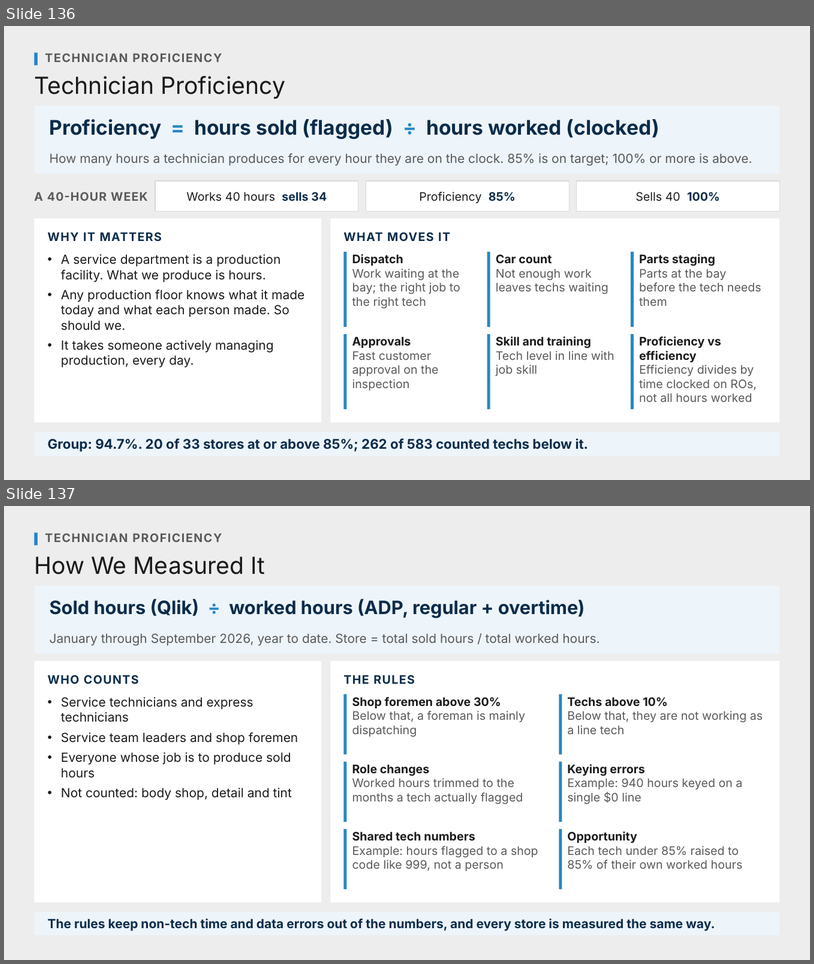
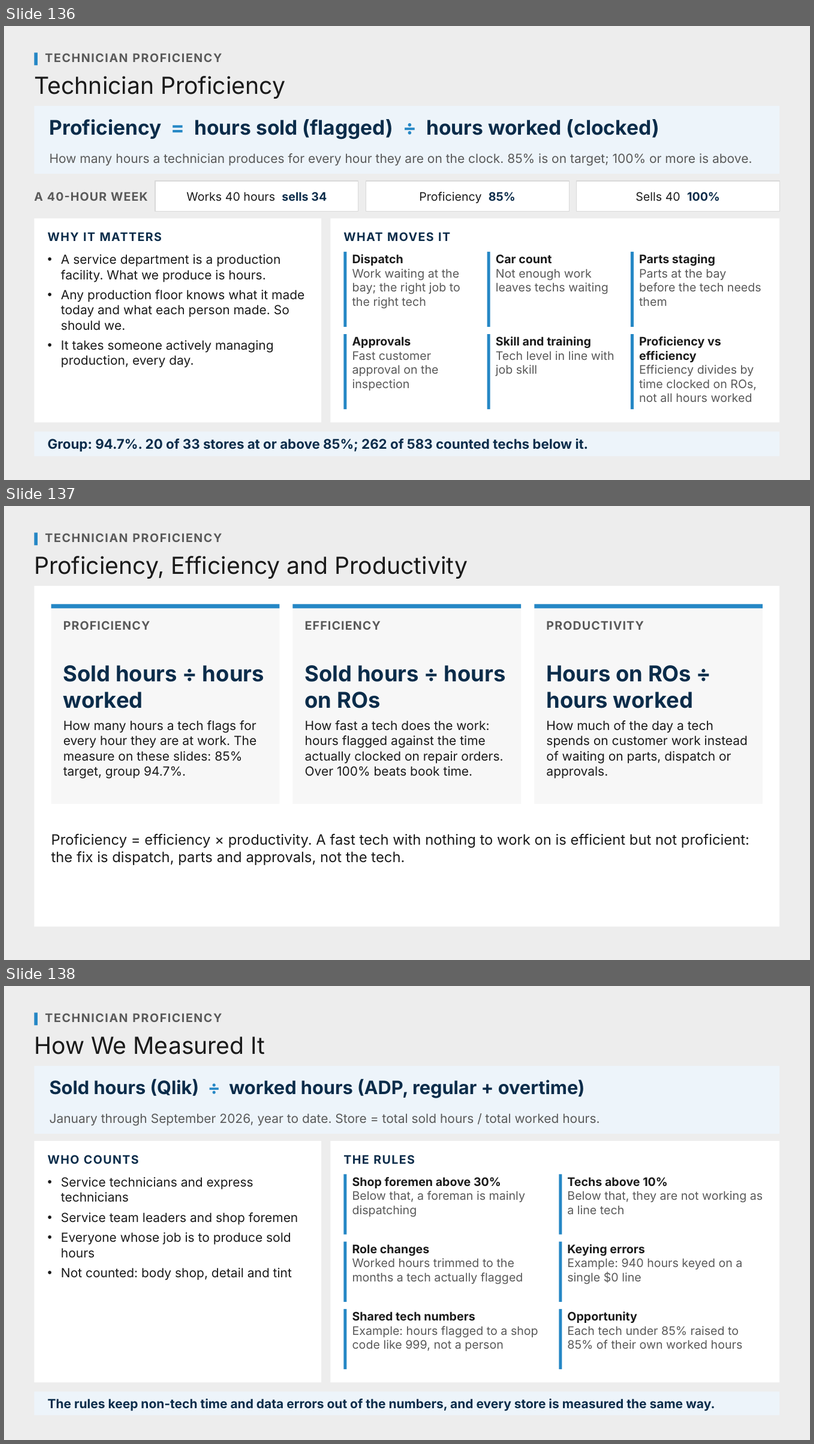
Before and after one commit to Ndresner/Noah, a slide deck: day2-deck/decks/Fixed Ops - Day 2 Example Test Deck.pptx. Shown one above the other, each under a label of ours: slides 136 and 137 before the commit, slides 136, 137 and 138 after it. The pictures are 814x964 and 814x1444 pixels, drawn with LibreOffice and Linux fonts; fonts in the diff are those of the drawing. Boxes give left, top, right and bottom in pixels: in the first picture for what was removed or moved away, otherwise in the second. Text is boxed around its words. In the diff, an @@ line names an element or a change of style, - is before the commit and + after.

```diff
--- a/day2-deck/decks/Fixed Ops - Day 2 Example Test Deck.pptx
+++ b/day2-deck/decks/Fixed Ops - Day 2 Example Test Deck.pptx
@@ slide 137 added at (4,506,810,960), background #EDEDED @@
@@ rectangle added at (34,532,38,546), fill #2587C5 @@
@@ text added at (45,533,222,542), 14 pt, text #595959, bold @@
+TECHNICIAN PROFICIENCY
@@ text added at (34,556,468,579), 28 pt, text #1A1A1A @@
+Proficiency, Efficiency and Productivity
@@ rectangle added at (34,586,780,927), fill #FFFFFF @@
@@ rectangle added at (51,604,280,804), fill #F7F7F7 @@
@@ rectangle added at (51,604,280,608), fill #2587C5 @@
@@ rectangle added at (293,604,522,804), fill #F7F7F7 @@
@@ rectangle added at (293,604,522,608), fill #2587C5 @@
@@ rectangle added at (534,604,763,804), fill #F7F7F7 @@
@@ rectangle added at (534,604,763,608), fill #2587C5 @@
@@ text added at (63,621,150,630), 14 pt, text #595959, bold @@
+PROFICIENCY
@@ text added at (305,621,381,630), 14 pt, text #595959, bold @@
+EFFICIENCY
@@ text added at (546,621,644,630), 14 pt, text #595959, bold @@
+PRODUCTIVITY
@@ text added at (63,665,264,708), 26 pt, text #0B2C4A, bold @@
+Sold hours ÷ hours worked
@@ text added at (305,665,506,708), 26 pt, text #0B2C4A, bold @@
+Sold hours ÷ hours on ROs
@@ text added at (546,665,693,708), 26 pt, text #0B2C4A, bold @@
+Hours on ROs ÷ hours worked
@@ text added at (63,720,257,778), 15 pt, text #1A1A1A @@
+How many hours a tech flags for every hour they are at work. The measure on these slides: 85% target, group 94.7%.
@@ text added at (305,720,503,776), 15 pt, text #1A1A1A @@
+How fast a tech does the work: hours flagged against the time actually clocked on repair orders. Over 100% beats book time.
@@ text added at (546,720,748,778), 15 pt, text #1A1A1A @@
+How much of the day a tech spends on customer work instead of waiting on parts, dispatch or approvals.
@@ text added at (51,834,750,865), 17 pt, text #1A1A1A @@
+Proficiency = efficiency × productivity. A fast tech with nothing to work on is efficient but not proficient: the fix is dispatch, parts and approvals, not the tech.
@@ what was slide 137 is now slide 138 @@
```
Also in this commit, not shown: 39 other files.
